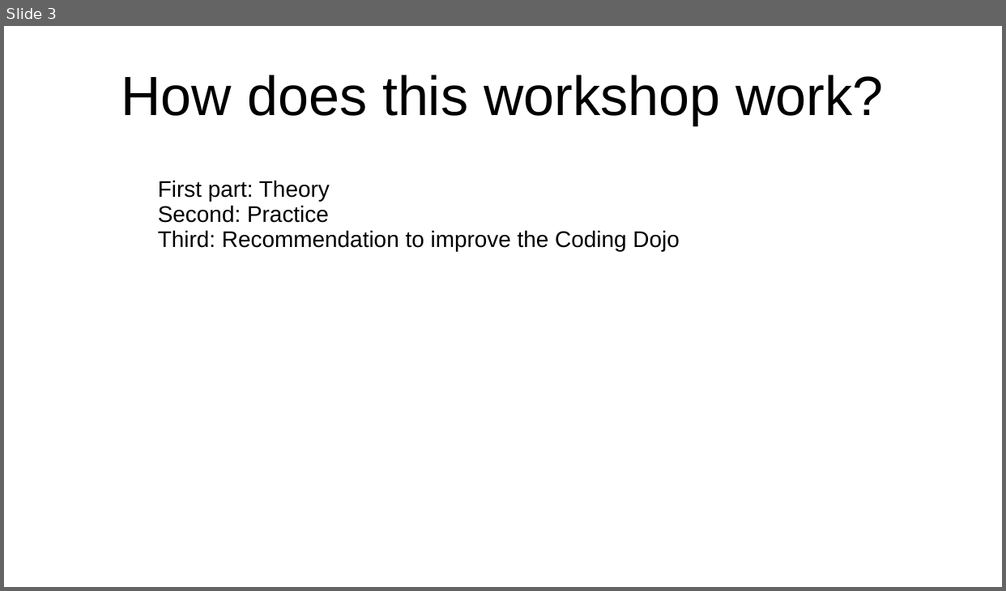
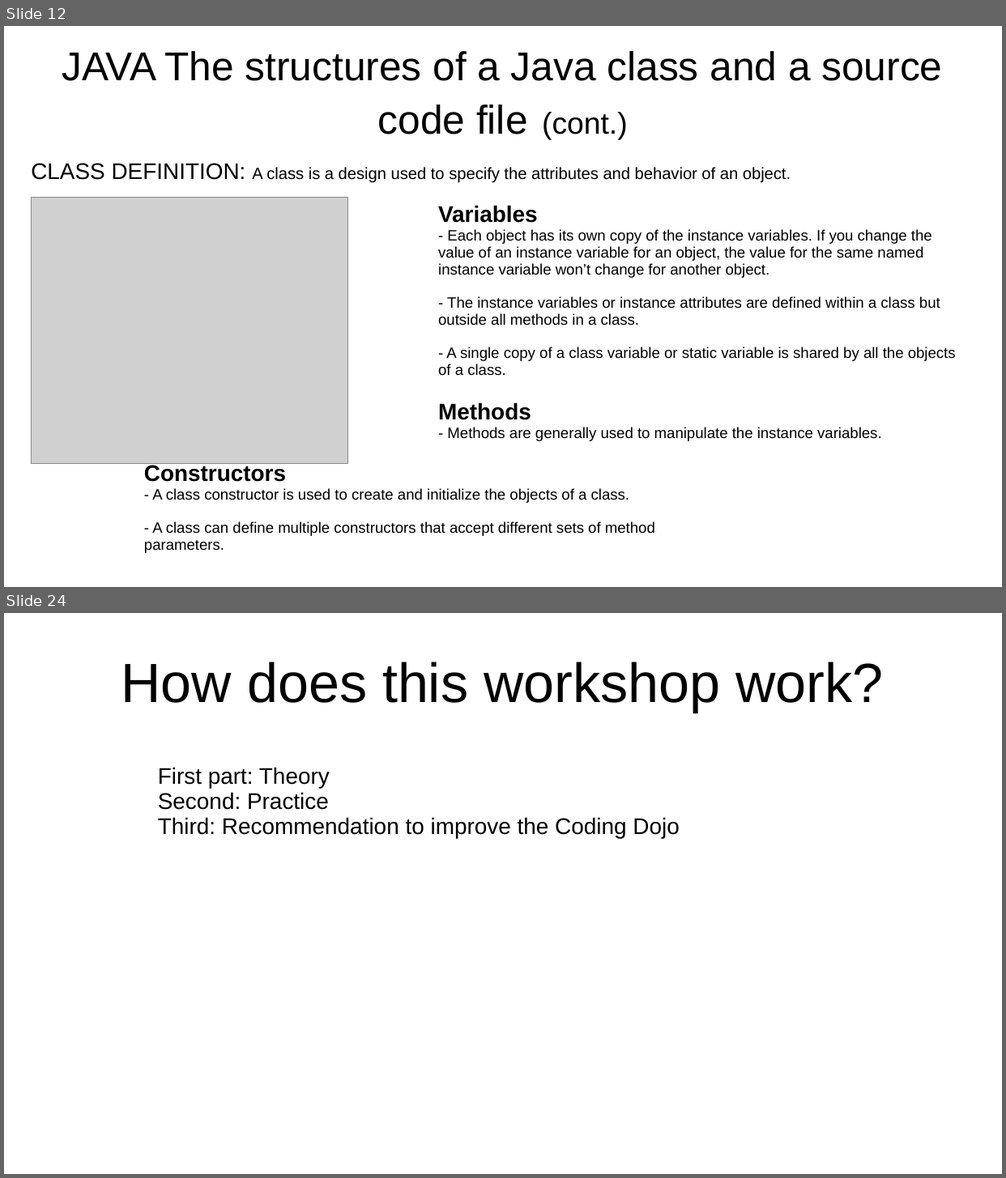
Before and after one commit to wtineomoronta/work-coding-dojo, a slide deck: Java Coding Dojo - Session 1.ppt. Shown one above the other, each under a label of ours: slide 3 before the commit, slides 12 and 24 after it; the slides between them are not shown. The pictures are 1006x591 and 1006x1178 pixels, drawn with LibreOffice and Linux fonts; fonts in the diff are those of the drawing; grey boxes stand for pictures. Boxes give left, top, right and bottom in pixels: in the first picture for what was removed or moved away, otherwise in the second. Text is boxed around its words. In the diff, an @@ line names an element or a change of style, - is before the commit and + after.

Commit message:
add content to presentation of java coding dojo session 1

```diff
--- a/Java Coding Dojo - Session 1.ppt
+++ b/Java Coding Dojo - Session 1.ppt
@@ slide 12 added at (x1=4, y1=26, x2=1002, y2=587), background #FFFFFF @@
@@ title added at (x1=62, y1=51, x2=943, y2=140), 32 pt, text #000000 @@
+JAVA The structures of a Java class and a source code file (cont.)
@@ text added at (x1=31, y1=163, x2=791, y2=183), 13 pt, text #000000 @@
+CLASS DEFINITION: A class is a design used to specify the attributes and behavior of an object.
@@ picture added at (x1=32, y1=197, x2=348, y2=463) @@
@@ text added at (x1=438, y1=205, x2=956, y2=376), 12 pt, text #000000 @@
+Variables
+- Each object has its own copy of the instance variables. If you change the value of an instance variable for an object, the value for the same named instance variable won’t change for another object.
+- The instance variables or instance attributes are defined within a class but outside all methods in a class.
+- A single copy of a class variable or static variable is shared by all the objects of a class.
@@ text added at (x1=438, y1=403, x2=882, y2=442), 12 pt, text #000000 @@
+Methods
+- Methods are generally used to manipulate the instance variables.
@@ text added at (x1=144, y1=463, x2=655, y2=553), 12 pt, text #000000 @@
+Constructors
+- A class constructor is used to create and initialize the objects of a class.
+- A class can define multiple constructors that accept different sets of method parameters.
@@ what was slide 3 is now slide 24 @@
```
Also in this commit, not shown: 3 slides changed, 17 other slides added, 1 slide removed.
